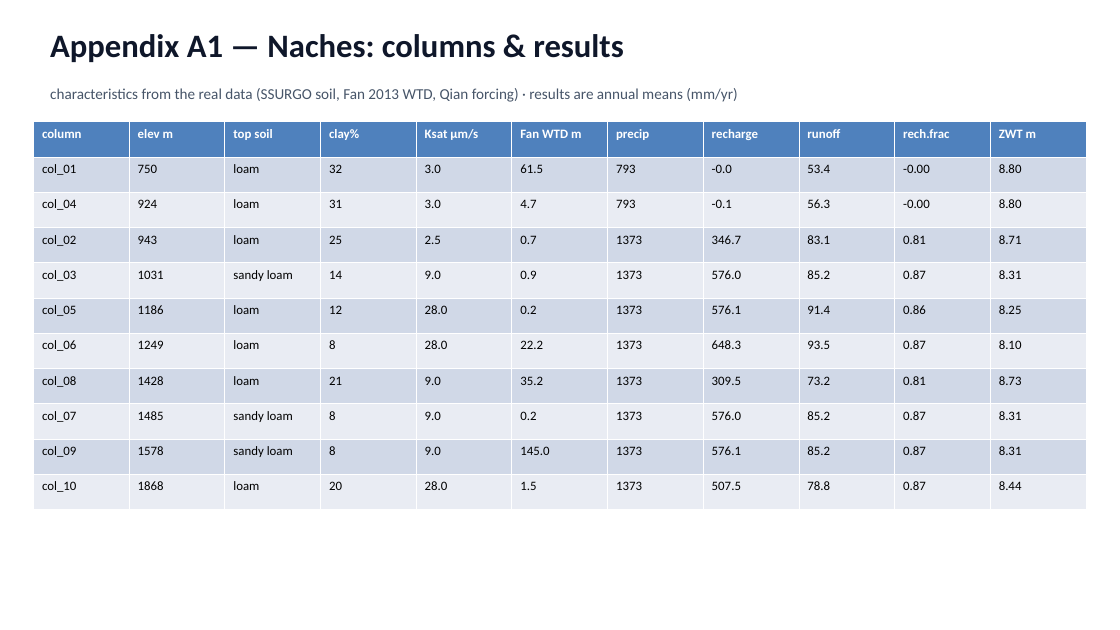
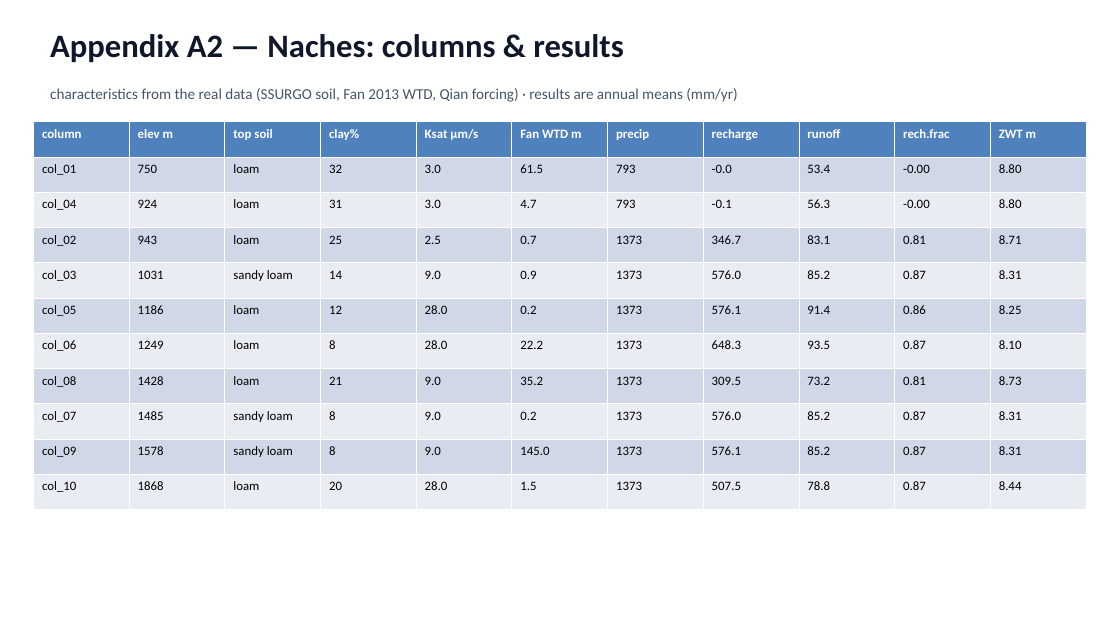
Before and after one commit to hoangtv1899/multi-agent-framework, a slide deck: slide 29 of docs/slides/story_20260704.pptx (slide 23 before the commit). Drawn at 1120x630 pixels with LibreOffice and Linux fonts; fonts in the diff are those of the drawing. Boxes give left, top, right and bottom in pixels: in the first picture for what was removed or moved away, otherwise in the second. Text is boxed around its words. In the diff, an @@ line names an element or a change of style, - is before the commit and + after.

```diff
--- a/docs/slides/story_20260704.pptx
+++ b/docs/slides/story_20260704.pptx
@@ text at <box>50,34,623,62</box>: text changed @@
-Appendix A1 — Naches: columns & results
+Appendix A2 — Naches: columns & results
```
Also in this commit, not shown: 9 other slides changed, 6 slides added.
